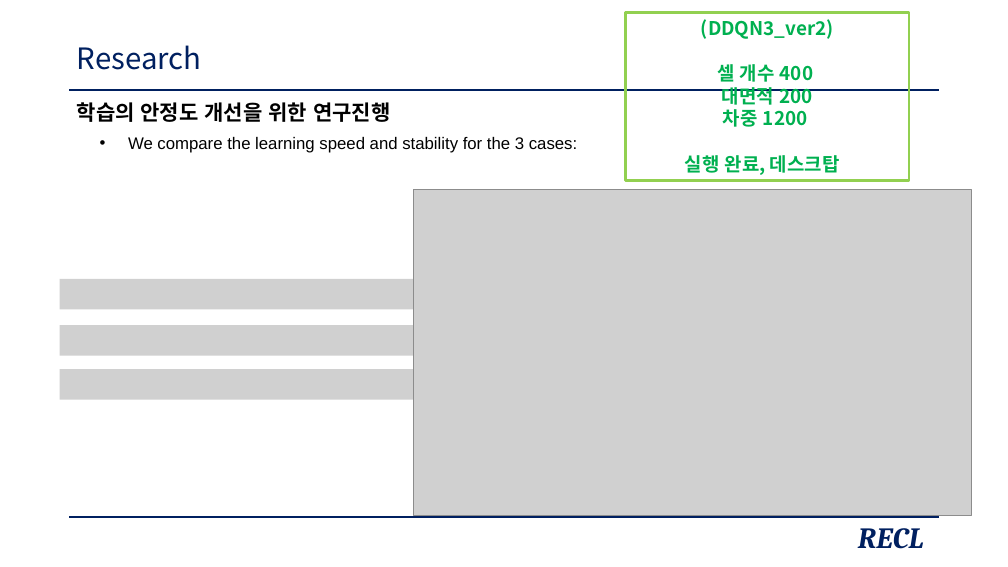
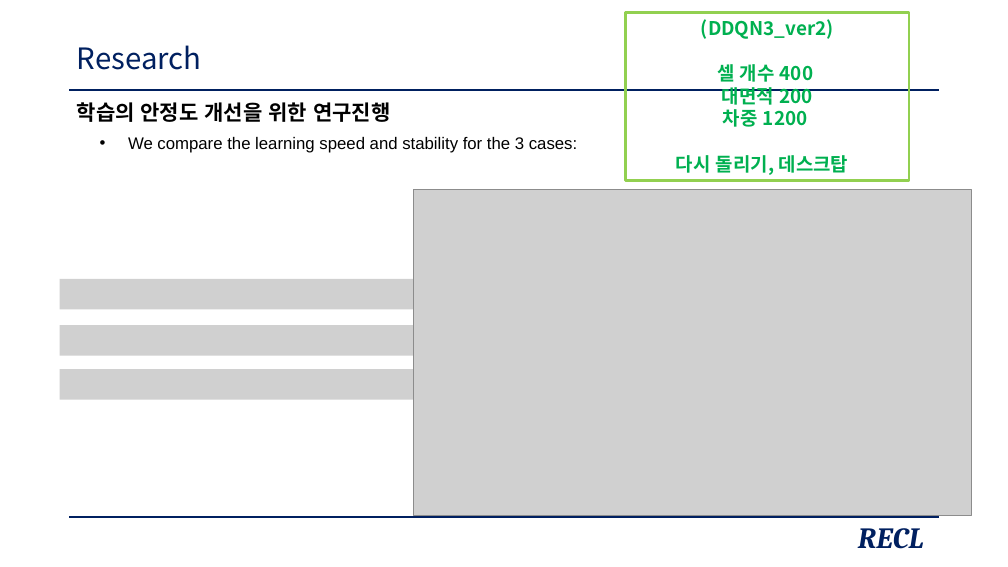
Before and after one commit to zidane89/experiment, a slide deck: slide 14 of 발표자료_중안2.pptx. Drawn at 1008x567 pixels with LibreOffice and Linux fonts; fonts in the diff are those of the drawing; grey boxes stand for pictures. Boxes give left, top, right and bottom in pixels: in the first picture for what was removed or moved away, otherwise in the second. Text is boxed around its words. In the diff, an @@ line names an element or a change of style, - is before the commit and + after.

```diff
--- a/발표자료_중안2.pptx
+++ b/발표자료_중안2.pptx
@@ text in rectangle at bbox=[676, 155, 849, 175]: text changed @@
-실행 완료, 데스크탑
+다시 돌리기, 데스크탑
```
Also in this commit, not shown: 4 other slides changed.
